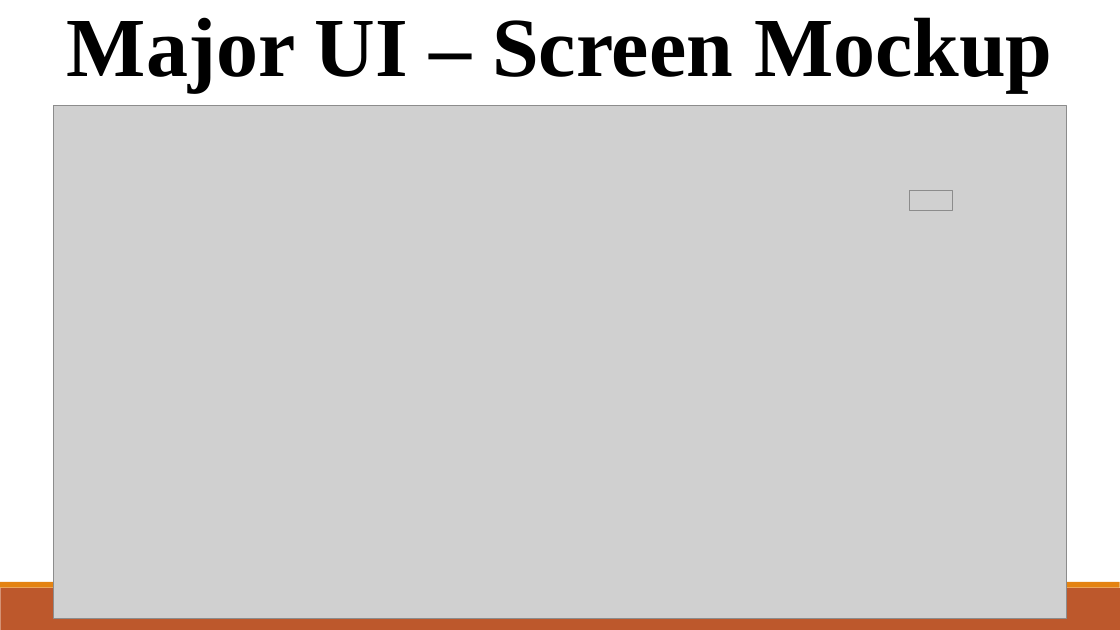
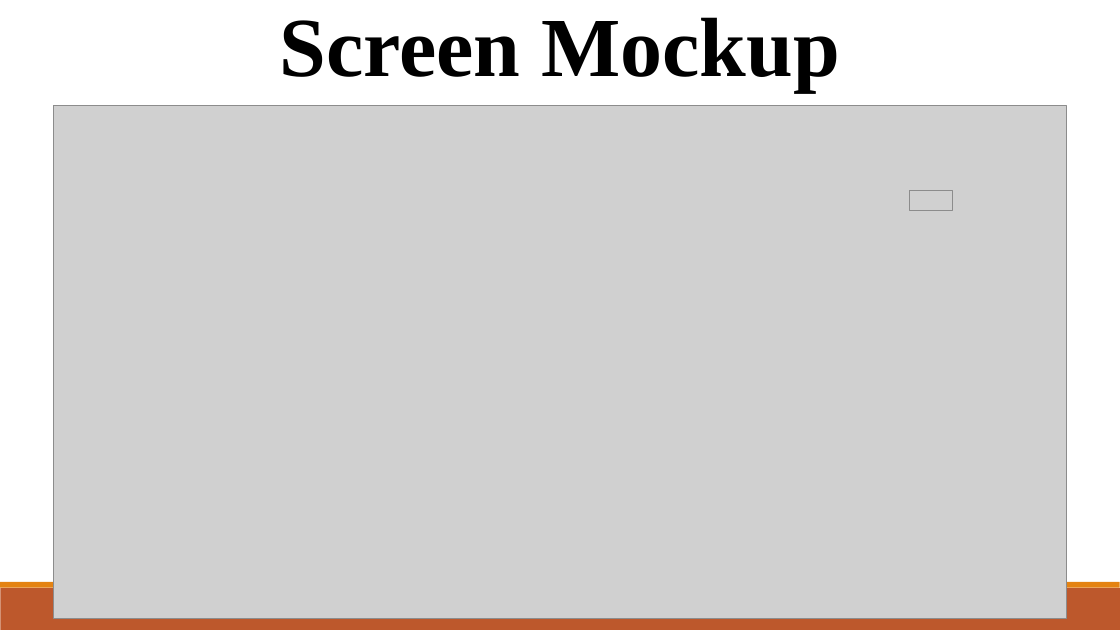
Before and after one commit to shubhanginigon/Bid-Buy-Sell-Project, a slide deck: slide 13 of Progress Project Presentation/BBS_SAD_GroupProject.pptx (slide 12 before the commit). Drawn at 1120x630 pixels with LibreOffice and Linux fonts; fonts in the diff are those of the drawing; grey boxes stand for pictures. Boxes give left, top, right and bottom in pixels: in the first picture for what was removed or moved away, otherwise in the second. Text is boxed around its words. In the diff, an @@ line names an element or a change of style, - is before the commit and + after.

```diff
--- a/Progress Project Presentation/BBS_SAD_GroupProject.pptx
+++ b/Progress Project Presentation/BBS_SAD_GroupProject.pptx
@@ title at bbox=[280, 17, 840, 92]: text changed @@
-Major UI – Screen Mockup
+Screen Mockup
```
Also in this commit, not shown: 4 other slides changed, 1 slide added, 3 other files.
